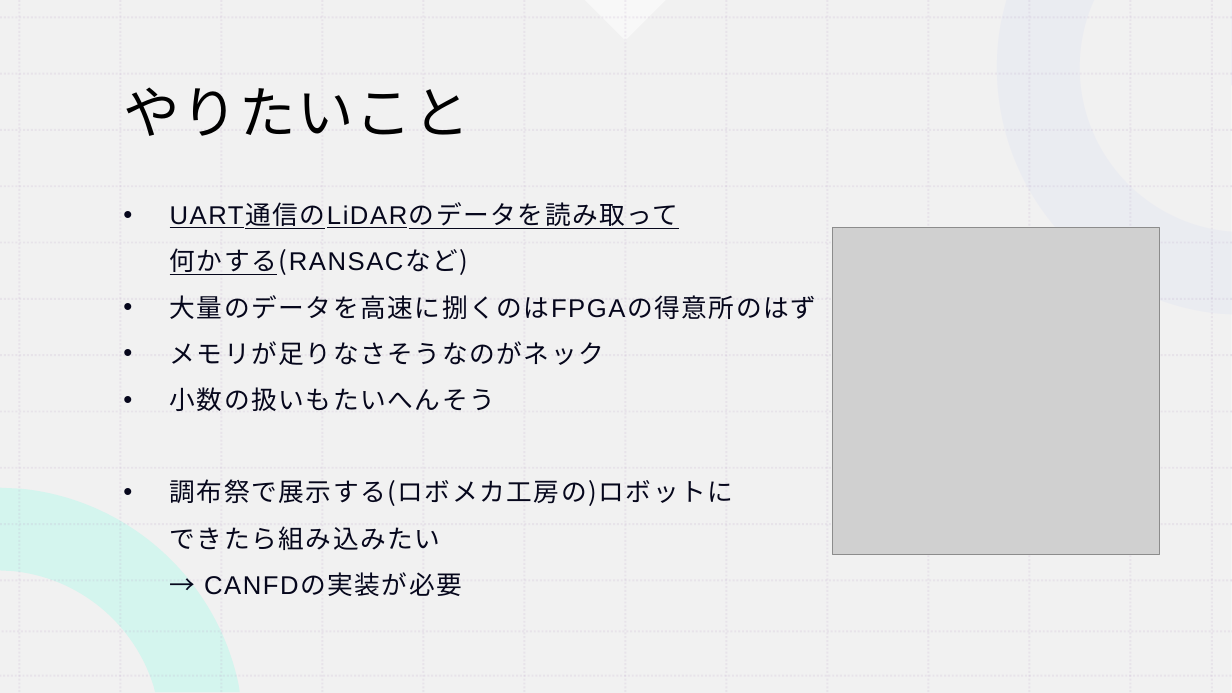
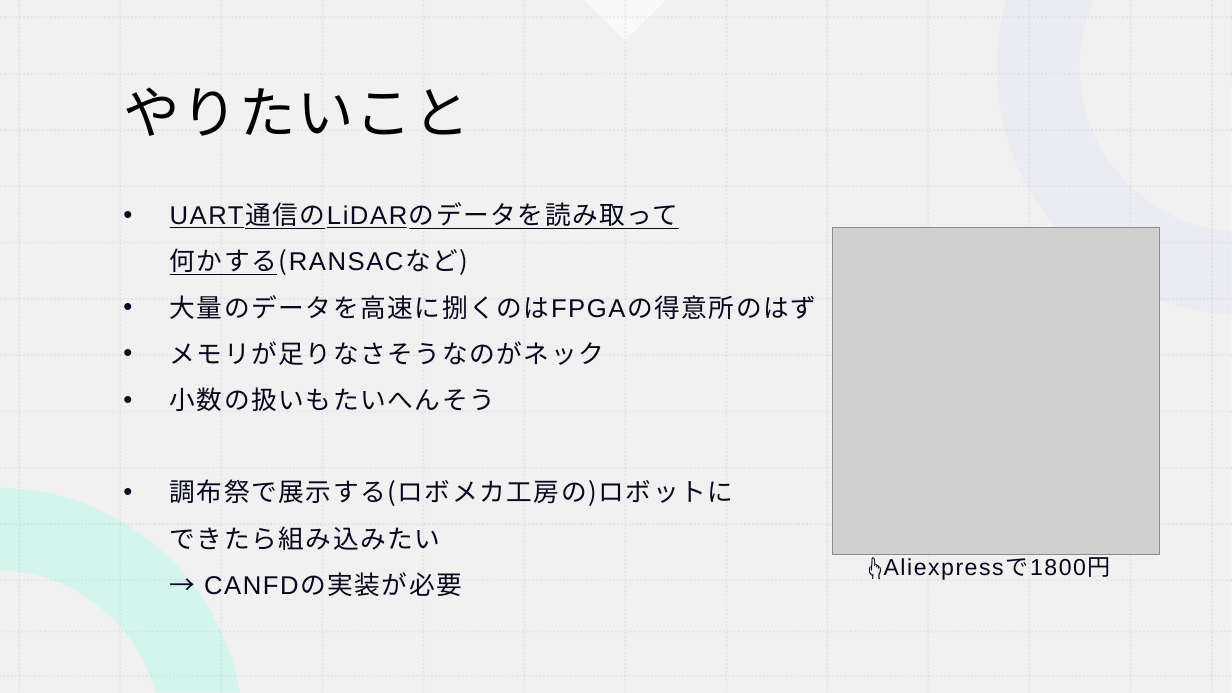
Before and after one commit to koki0517/KOBO_FPGA, a slide deck: slide 2 of 前期最終発表.pptx (slide 3 before the commit). Drawn at 1232x693 pixels with LibreOffice and Linux fonts; fonts in the diff are those of the drawing; grey boxes stand for pictures. Boxes give left, top, right and bottom in pixels: in the first picture for what was removed or moved away, otherwise in the second. Text is boxed around its words. In the diff, an @@ line names an element or a change of style, - is before the commit and + after.

```diff
--- a/前期最終発表.pptx
+++ b/前期最終発表.pptx
@@ text added at box(868, 557, 1111, 580), 18 pt, text #06071C @@
+👆Aliexpressで1800円
```
Also in this commit, not shown: 3 other slides changed, 2 slides added, 1 other file.
